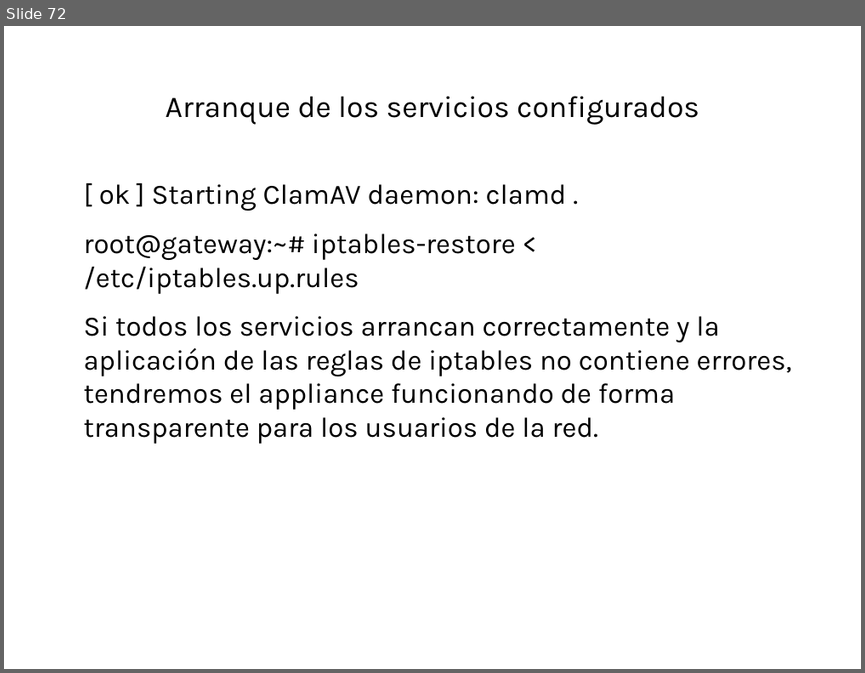
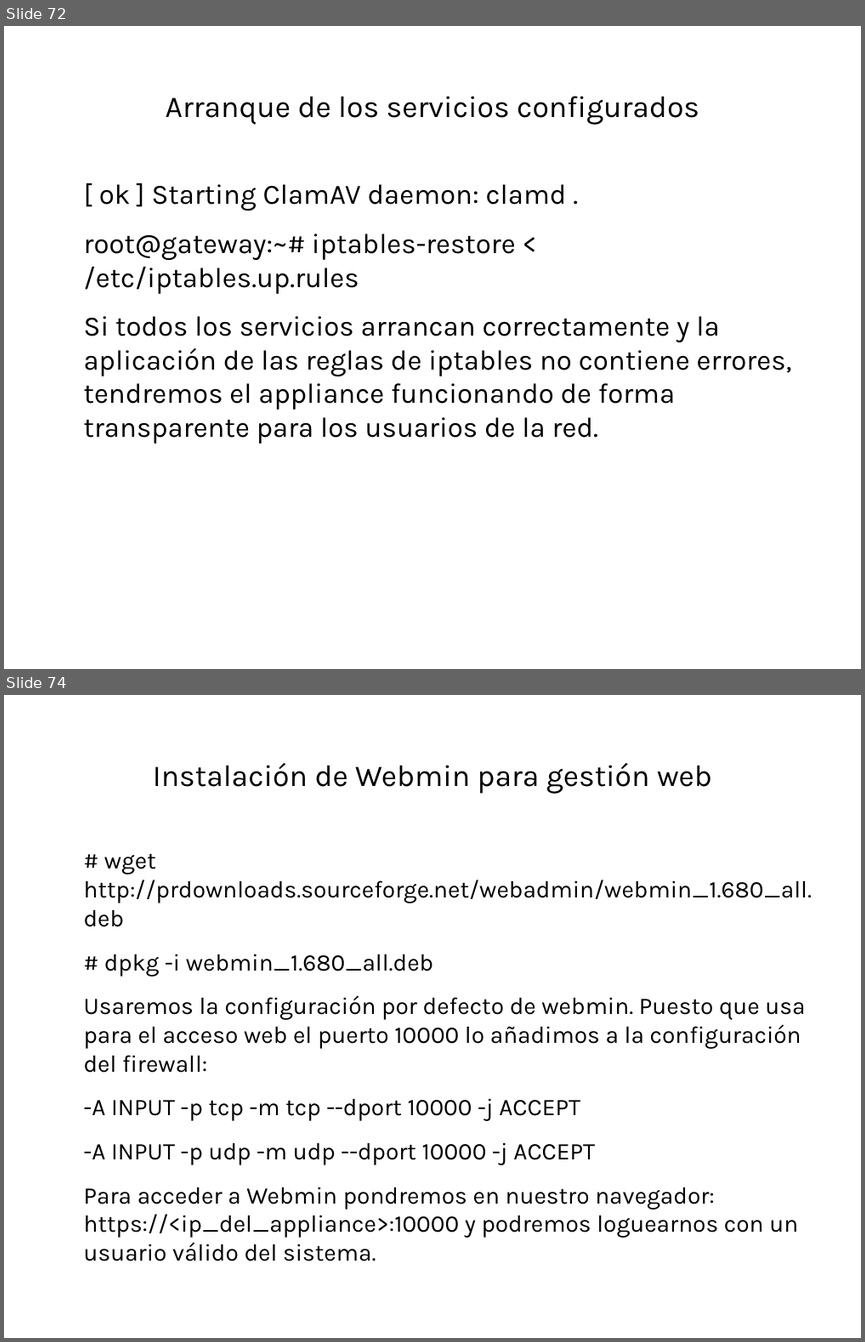
Before and after one commit to robertord/Ecoraee, a slide deck: Presentaciones/PresentacionApliance.odp. Shown one above the other, each under a label of ours: slide 72 before the commit, slides 72 and 74 after it; the slides between them are not shown. The pictures are 865x673 and 865x1342 pixels, drawn with LibreOffice and Linux fonts; fonts in the diff are those of the drawing; background and template pictures are left out. Boxes give left, top, right and bottom in pixels: in the first picture for what was removed or moved away, otherwise in the second. Text is boxed around its words. In the diff, an @@ line names an element or a change of style, - is before the commit and + after.

Commit message:
Actualizado presentacion appliance

```diff
--- a/Presentaciones/PresentacionApliance.odp
+++ b/Presentaciones/PresentacionApliance.odp
@@ slide 74 added at bbox=[4, 695, 861, 1338], background #FFFFFF @@
@@ title added at bbox=[153, 763, 712, 794], 28 pt, text #000000 @@
+Instalación de Webmin para gestión web
@@ text added at bbox=[84, 854, 812, 1261], 22.1 pt, text #000000 @@
+# wget http://prdownloads.sourceforge.net/webadmin/webmin_1.680_all.deb
+# dpkg -i webmin_1.680_all.deb
+Usaremos la configuración por defecto de webmin. Puesto que usa para el acceso web el puerto 10000 lo añadimos a la configuración del firewall:
+-A INPUT -p tcp -m tcp --dport 10000 -j ACCEPT
+-A INPUT -p udp -m udp --dport 10000 -j ACCEPT
+Para acceder a Webmin pondremos en nuestro navegador: https://<ip_del_appliance>:10000 y podremos loguearnos con un usuario válido del sistema.
```
Also in this commit, not shown: 38 other slides added, 1 slide removed, 1 other file.
